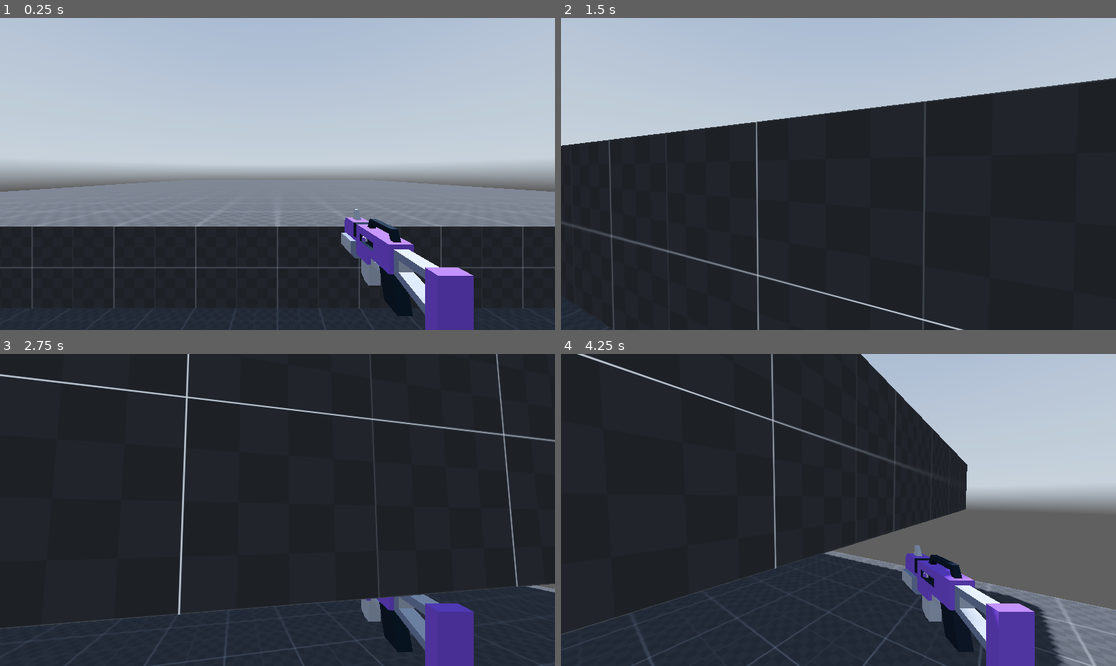
Above: before the commit, frames 1-4 (two rows, left to right).
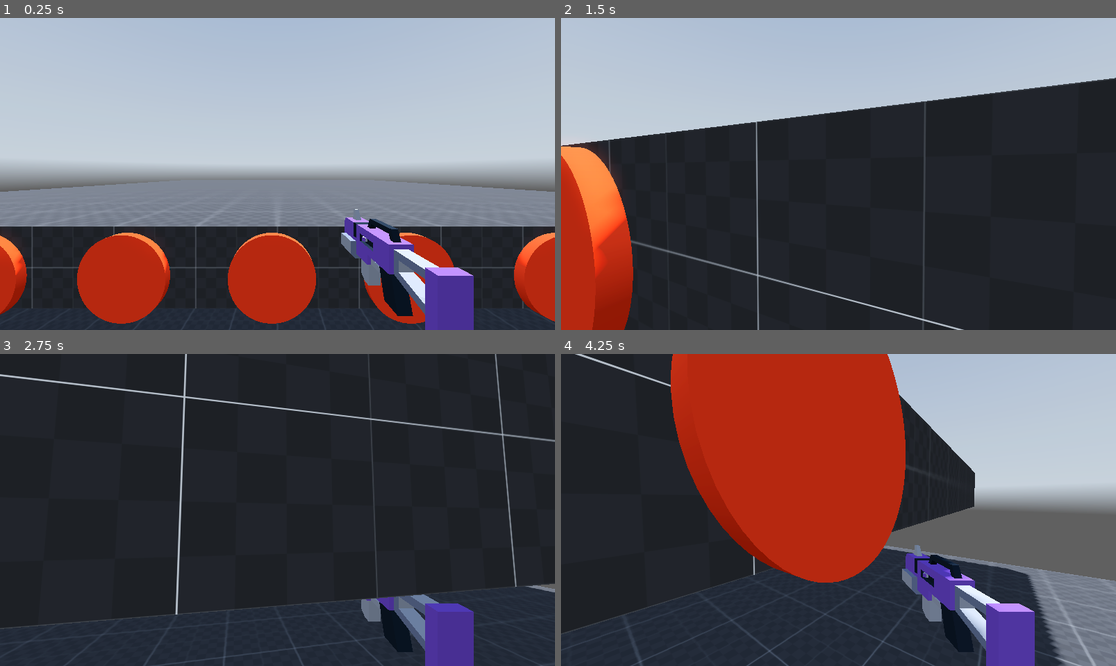
Above: after the commit, the same moments.

Repository: bonsaipropaganda/first-person-controller
Game: Godot game, scene res://scenes/world.tscn
The game is run twice, just before and just after one commit, with the same random seed, the same clock (stepped at 60 frames per second) and the same inputs. A sky picture missing from this copy of the repository is replaced by a grey-blue gradient.
Inputs (mouse positions are in pixels of both pictures, inside the frame that each line leads up to):
- Up to frame 1 (0.25 s): no input
- Up to frame 2 (1.5 s): tap Enter (ui_accept) at 0.5, 0.77 s; move the mouse to (866, 174) at 0.52 s; press the mouse at (866, 174) at 0.53 s; hold W (forward) from 0.53 s (still down); move the mouse to (810, 174) at 1.27 s; release the mouse at (810, 174) at 1.28 s; tap Ctrl (crouch) at 1.35 s
- Up to frame 3 (2.75 s): keep holding W (forward); tap Enter (ui_accept) at 1.52 s; click (249, 510) at 1.55 s; move the mouse to (288, 503) at 2.02 s; hold Alt (free_look) from 2.03 s (still down); click (288, 503) at 2.3 s
- Up to frame 4 (4.25 s): keep holding W (forward); move the mouse to (832, 516) at 2.77 s; release Alt (free_look) at 2.78 s; click (832, 516) at 2.85 s; tap Enter (ui_accept) at 3.02, 3.77 s; move the mouse to (877, 513) at 3.52 s; hold Shift (sprint) from 3.53 s (still down); click (877, 513) at 3.8 s

The runs differ from the first frame. In frame 1, 11% of the frame differs, in the area x 0-100%, y 68-98%; in frame 2, 6.7%; in frame 3, 1.3%; in frame 4, 29%, in the area x 0-100%, y 0-100%.

Commit message:
fixed bullet + added targets

Diff:
--- /dev/null
+++ b/Target.gd
@@ -0,0 +1,5 @@
+extends Node3D
+
+
+func kill():
+	queue_free()
--- a/code/blaster.gd
+++ b/code/blaster.gd
@@ -6,18 +6,21 @@
 
 @export var bullet_scene: PackedScene
 
+@onready var starting_position = position
 
 func shoot():
+	await get_tree().create_timer(.3).timeout
 	if !animation_player.is_playing():
-		animation_player.play("shoot",1,5,false)
+		animation_player.play("shoot_2")
 		gun_flash.visible = true
 		var b = bullet_scene.instantiate()
-		b.global_position = gun_barrel.global_position
-		b.transform.basis = gun_barrel.global_transform.basis
-		get_parent().add_child(b)
+		b.transform.origin = gun_barrel.transform.origin
+		b.transform.basis = gun_barrel.transform.basis
+		add_child(b)
 
 func stop_shooting():
-	animation_player.stop()
+#	position = lerp(position, starting_position, 10 * get_process_delta_time())
+#	animation_player.stop()
 	gun_flash.visible = false
 
 
--- a/code/bullet.gd
+++ b/code/bullet.gd
@@ -1,6 +1,7 @@
 extends Node3D
+@onready var coll_ray = $CollRay
 
-var speed = 100
+var speed = 40
 
 # Called when the node enters the scene tree for the first time.
 func _ready():
@@ -10,3 +11,12 @@
 # Called every frame. 'delta' is the elapsed time since the previous frame.
 func _process(delta):
 	position += transform.basis * Vector3(0, 0, speed) * delta
+	if coll_ray.is_colliding():
+		var collider = coll_ray.get_collider()
+		if collider.is_in_group("enemy"):
+			collider.kill()
+		queue_free()
+
+
+func _on_kill_timer_timeout():
+	queue_free()
--- a/scenes/blaster.tscn
+++ b/scenes/blaster.tscn
@@ -1,8 +1,101 @@
-[gd_scene load_steps=7 format=3 uid="uid://dmjbwx441imv2"]
+[gd_scene load_steps=8 format=3 uid="uid://dmjbwx441imv2"]
 
 [ext_resource type="Script" path="res://code/blaster.gd" id="1_htw71"]
 [ext_resource type="PackedScene" uid="uid://cf4i133cdlerx" path="res://scenes/blaster_d_model.tscn" id="1_xbyoc"]
 [ext_resource type="PackedScene" uid="uid://b2wx4jl3dp6cb" path="res://scenes/bullet.tscn" id="2_r82rk"]
+
+[sub_resource type="Animation" id="Animation_v4j8w"]
+length = 0.001
+tracks/0/type = "bezier"
+tracks/0/imported = false
+tracks/0/enabled = true
+tracks/0/path = NodePath("blasterD:position:x")
+tracks/0/interp = 1
+tracks/0/loop_wrap = true
+tracks/0/keys = {
+"handle_modes": PackedInt32Array(0),
+"points": PackedFloat32Array(0, -0.25, 0, 0.25, 0),
+"times": PackedFloat32Array(0)
+}
+tracks/1/type = "bezier"
+tracks/1/imported = false
+tracks/1/enabled = true
+tracks/1/path = NodePath("blasterD:position:y")
+tracks/1/interp = 1
+tracks/1/loop_wrap = true
+tracks/1/keys = {
+"handle_modes": PackedInt32Array(0),
+"points": PackedFloat32Array(0, -0.25, 0, 0.25, 0),
+"times": PackedFloat32Array(0)
+}
+tracks/2/type = "bezier"
+tracks/2/imported = false
+tracks/2/enabled = true
+tracks/2/path = NodePath("blasterD:position:z")
+tracks/2/interp = 1
+tracks/2/loop_wrap = true
+tracks/2/keys = {
+"handle_modes": PackedInt32Array(0),
+"points": PackedFloat32Array(0, -0.25, 0, 0.25, 0),
+"times": PackedFloat32Array(0)
+}
+tracks/3/type = "bezier"
+tracks/3/imported = false
+tracks/3/enabled = true
+tracks/3/path = NodePath("blasterD:rotation:x")
+tracks/3/interp = 1
+tracks/3/loop_wrap = true
+tracks/3/keys = {
+"handle_modes": PackedInt32Array(0),
+"points": PackedFloat32Array(0, -0.25, 0, 0.25, 0),
+"times": PackedFloat32Array(0)
+}
+tracks/4/type = "bezier"
+tracks/4/imported = false
+tracks/4/enabled = true
+tracks/4/path = NodePath("blasterD:rotation:y")
+tracks/4/interp = 1
+tracks/4/loop_wrap = true
+tracks/4/keys = {
+"handle_modes": PackedInt32Array(0),
+"points": PackedFloat32Array(0, -0.25, 0, 0.25, 0),
+"times": PackedFloat32Array(0)
+}
+tracks/5/type = "bezier"
+tracks/5/imported = false
+tracks/5/enabled = true
+tracks/5/path = NodePath("blasterD:rotation:z")
+tracks/5/interp = 1
+tracks/5/loop_wrap = true
+tracks/5/keys = {
+"handle_modes": PackedInt32Array(0),
+"points": PackedFloat32Array(0, -0.25, 0, 0.25, 0),
+"times": PackedFloat32Array(0)
+}
+tracks/6/type = "value"
+tracks/6/imported = false
+tracks/6/enabled = true
+tracks/6/path = NodePath("blasterD:position")
+tracks/6/interp = 1
+tracks/6/loop_wrap = true
+tracks/6/keys = {
+"times": PackedFloat32Array(0),
+"transitions": PackedFloat32Array(1),
+"update": 0,
+"values": [Vector3(0, 0, -0.0549367)]
+}
+tracks/7/type = "value"
+tracks/7/imported = false
+tracks/7/enabled = true
+tracks/7/path = NodePath("blasterD:rotation")
+tracks/7/interp = 1
+tracks/7/loop_wrap = true
+tracks/7/keys = {
+"times": PackedFloat32Array(0),
+"transitions": PackedFloat32Array(1),
+"update": 0,
+"values": [Vector3(-0.0289027, 0, 0)]
+}
 
 [sub_resource type="Animation" id="Animation_o7b2g"]
 resource_name = "shoot"
@@ -73,79 +166,40 @@
 "times": PackedFloat32Array(0, 0.7, 1)
 }
 
-[sub_resource type="Animation" id="Animation_v4j8w"]
-length = 0.001
-tracks/0/type = "bezier"
+[sub_resource type="Animation" id="Animation_3i73k"]
+resource_name = "shoot_2"
+length = 0.1
+step = 0.01
+tracks/0/type = "value"
 tracks/0/imported = false
 tracks/0/enabled = true
-tracks/0/path = NodePath("blasterD:position:x")
+tracks/0/path = NodePath("blasterD:position")
 tracks/0/interp = 1
 tracks/0/loop_wrap = true
 tracks/0/keys = {
-"handle_modes": PackedInt32Array(0),
-"points": PackedFloat32Array(0, -0.25, 0, 0.25, 0),
-"times": PackedFloat32Array(0)
-}
-tracks/1/type = "bezier"
+"times": PackedFloat32Array(0.01, 0.03, 0.09),
+"transitions": PackedFloat32Array(1, 1, 1),
+"update": 0,
+"values": [Vector3(0, 0, 0), Vector3(0, 0, -0.0549367), Vector3(0, 0, 0)]
+}
+tracks/1/type = "value"
 tracks/1/imported = false
 tracks/1/enabled = true
-tracks/1/path = NodePath("blasterD:position:y")
+tracks/1/path = NodePath("blasterD:rotation")
 tracks/1/interp = 1
 tracks/1/loop_wrap = true
 tracks/1/keys = {
-"handle_modes": PackedInt32Array(0),
-"points": PackedFloat32Array(0, -0.25, 0, 0.25, 0),
-"times": PackedFloat32Array(0)
-}
-tracks/2/type = "bezier"
-tracks/2/imported = false
-tracks/2/enabled = true
-tracks/2/path = NodePath("blasterD:position:z")
-tracks/2/interp = 1
-tracks/2/loop_wrap = true
-tracks/2/keys = {
-"handle_modes": PackedInt32Array(0),
-"points": PackedFloat32Array(0, -0.25, 0, 0.25, 0),
-"times": PackedFloat32Array(0)
-}
-tracks/3/type = "bezier"
-tracks/3/imported = false
-tracks/3/enabled = true
-tracks/3/path = NodePath("blasterD:rotation:x")
-tracks/3/interp = 1
-tracks/3/loop_wrap = true
-tracks/3/keys = {
-"handle_modes": PackedInt32Array(0),
-"points": PackedFloat32Array(0, -0.25, 0, 0.25, 0),
-"times": PackedFloat32Array(0)
-}
-tracks/4/type = "bezier"
-tracks/4/imported = false
-tracks/4/enabled = true
-tracks/4/path = NodePath("blasterD:rotation:y")
-tracks/4/interp = 1
-tracks/4/loop_wrap = true
-tracks/4/keys = {
-"handle_modes": PackedInt32Array(0),
-"points": PackedFloat32Array(0, -0.25, 0, 0.25, 0),
-"times": PackedFloat32Array(0)
-}
-tracks/5/type = "bezier"
-tracks/5/imported = false
-tracks/5/enabled = true
-tracks/5/path = NodePath("blasterD:rotation:z")
-tracks/5/interp = 1
-tracks/5/loop_wrap = true
-tracks/5/keys = {
-"handle_modes": PackedInt32Array(0),
-"points": PackedFloat32Array(0, -0.25, 0, 0.25, 0),
-"times": PackedFloat32Array(0)
+"times": PackedFloat32Array(0.01, 0.03, 0.09),
+"transitions": PackedFloat32Array(1, 1, 1),
+"update": 0,
+"values": [Vector3(0, 0, 0), Vector3(-0.0289027, 0, 0), Vector3(0, 0, 0)]
 }
 
 [sub_resource type="AnimationLibrary" id="AnimationLibrary_h71lf"]
 _data = {
 "RESET": SubResource("Animation_v4j8w"),
-"shoot": SubResource("Animation_o7b2g")
+"shoot": SubResource("Animation_o7b2g"),
+"shoot_2": SubResource("Animation_3i73k")
 }
 
 [node name="Blaster" type="Node3D"]
@@ -153,7 +207,6 @@
 bullet_scene = ExtResource("2_r82rk")
 
 [node name="blasterD" parent="." instance=ExtResource("1_xbyoc")]
-transform = Transform3D(1, 0, 0, 0, 1, 0, 0, 0, 1, 0, 0, 0)
 
 [node name="GunFlash" type="OmniLight3D" parent="blasterD"]
 transform = Transform3D(1, 0, 0, 0, 0.992709, -0.120535, 0, 0.120535, 0.992709, 0, 0.154681, 0.347425)
@@ -164,8 +217,8 @@
 omni_range = 0.2
 
 [node name="GunBarrel" type="RayCast3D" parent="blasterD"]
-transform = Transform3D(1, 0, 0, 0, 1, 0, 0, 0, 1, 0, 0.0687544, 0.471009)
-target_position = Vector3(0, 0, 1)
+transform = Transform3D(1, 0, 0, 0, 1, 0, 0, 0, 1, 0, 0.0687544, 0.416371)
+target_position = Vector3(0, 0, 0.01)
 
 [node name="AnimationPlayer" type="AnimationPlayer" parent="."]
 libraries = {
--- a/scenes/bullet.tscn
+++ b/scenes/bullet.tscn
@@ -3,9 +3,9 @@
 [ext_resource type="Script" path="res://code/bullet.gd" id="1_og38o"]
 
 [sub_resource type="CylinderMesh" id="CylinderMesh_yhogp"]
-top_radius = 0.01
-bottom_radius = 0.01
-height = 3.0
+top_radius = 0.03
+bottom_radius = 0.03
+height = 0.1
 
 [sub_resource type="StandardMaterial3D" id="StandardMaterial3D_gcv4y"]
 albedo_color = Color(1, 0.733333, 0.388235, 1)
@@ -17,3 +17,12 @@
 transform = Transform3D(1.91069e-15, -4.37114e-08, 1, -1, -4.37114e-08, 0, 4.37114e-08, -1, -4.37114e-08, 0, 0, 0)
 mesh = SubResource("CylinderMesh_yhogp")
 surface_material_override/0 = SubResource("StandardMaterial3D_gcv4y")
+
+[node name="CollRay" type="RayCast3D" parent="."]
+target_position = Vector3(0, 0, 1)
+
+[node name="KillTimer" type="Timer" parent="."]
+one_shot = true
+autostart = true
+
+[connection signal="timeout" from="KillTimer" to="." method="_on_kill_timer_timeout"]
--- a/scenes/player.tscn
+++ b/scenes/player.tscn
@@ -7,6 +7,8 @@
 
 [sub_resource type="CapsuleShape3D" id="CapsuleShape3D_nwf7m"]
 height = 1.3
+
+[sub_resource type="CapsuleMesh" id="CapsuleMesh_l1rmc"]
 
 [node name="Player" type="CharacterBody3D"]
 script = ExtResource("1_w1ys7")
@@ -34,3 +36,7 @@
 
 [node name="Blaster" parent="Neck/Head/Eyes" instance=ExtResource("2_8srsy")]
 transform = Transform3D(-1, 0, 8.74228e-08, 0, 1, 0, -8.74228e-08, 0, -1, 0.5, -0.4, -1)
+
+[node name="MeshInstance3D" type="MeshInstance3D" parent="."]
+transform = Transform3D(1, 0, 0, 0, 1, 0, 0, 0, 1, 0, 1, 0)
+mesh = SubResource("CapsuleMesh_l1rmc")
--- /dev/null
+++ b/scenes/target.tscn
@@ -0,0 +1,24 @@
+[gd_scene load_steps=5 format=3 uid="uid://csbrtuu1jgnp6"]
+
+[ext_resource type="Script" path="res://Target.gd" id="1_wxg4w"]
+
+[sub_resource type="StandardMaterial3D" id="StandardMaterial3D_1777w"]
+albedo_color = Color(1, 0.219608, 0.0313726, 1)
+
+[sub_resource type="CylinderMesh" id="CylinderMesh_iwfwd"]
+material = SubResource("StandardMaterial3D_1777w")
+height = 0.1
+
+[sub_resource type="CylinderShape3D" id="CylinderShape3D_wmk2s"]
+height = 0.1
+
+[node name="Target" type="StaticBody3D" groups=["enemy"]]
+script = ExtResource("1_wxg4w")
+
+[node name="MeshInstance3D" type="MeshInstance3D" parent="."]
+transform = Transform3D(1, 0, 0, 0, -4.37114e-08, -1, 0, 1, -4.37114e-08, 0, 0, 0)
+mesh = SubResource("CylinderMesh_iwfwd")
+
+[node name="CollisionShape3D" type="CollisionShape3D" parent="."]
+transform = Transform3D(1, 0, 0, 0, -4.37114e-08, -1, 0, 1, -4.37114e-08, 0, 0, 0)
+shape = SubResource("CylinderShape3D_wmk2s")
--- a/scenes/world.tscn
+++ b/scenes/world.tscn
@@ -1,8 +1,9 @@
-[gd_scene load_steps=8 format=3 uid="uid://bsyxtc7j6mkk8"]
+[gd_scene load_steps=9 format=3 uid="uid://bsyxtc7j6mkk8"]
 
 [ext_resource type="Texture2D" uid="uid://ceacthpx7vgw7" path="res://assets/textures/dev/grids/Dark/texture_07.png" id="1_iojoj"]
 [ext_resource type="Texture2D" uid="uid://y437rgef7vlx" path="res://assets/hdris/kloofendal_48d_partly_cloudy_puresky_2k.hdr" id="2_tm662"]
 [ext_resource type="PackedScene" uid="uid://ca4qk3u7403fh" path="res://scenes/player.tscn" id="4_4rayh"]
+[ext_resource type="PackedScene" uid="uid://csbrtuu1jgnp6" path="res://scenes/target.tscn" id="4_w1lbq"]
 
 [sub_resource type="StandardMaterial3D" id="StandardMaterial3D_xpil4"]
 albedo_texture = ExtResource("1_iojoj")
@@ -47,3 +48,21 @@
 
 [node name="Player" parent="." instance=ExtResource("4_4rayh")]
 transform = Transform3D(1, 0, 0, 0, 1, 0, 0, 0, 1, 0, 1.76896, 0)
+
+[node name="Target" parent="." instance=ExtResource("4_w1lbq")]
+transform = Transform3D(1, 0, 0, 0, 1, 0, 0, 0, 1, -1.76638, 2.05128, -2.34693)
+
+[node name="Target2" parent="." instance=ExtResource("4_w1lbq")]
+transform = Transform3D(1, 0, 0, 0, 1, 0, 0, 0, 1, -3.4568, 2.05128, -2.34693)
+
+[node name="Target3" parent="." instance=ExtResource("4_w1lbq")]
+transform = Transform3D(1, 0, 0, 0, 1, 0, 0, 0, 1, -5.43732, 2.05128, -2.34693)
+
+[node name="Target4" parent="." instance=ExtResource("4_w1lbq")]
+transform = Transform3D(1, 0, 0, 0, 1, 0, 0, 0, 1, -0.062922, 2.05128, -2.34693)
+
+[node name="Target5" parent="." instance=ExtResource("4_w1lbq")]
+transform = Transform3D(1, 0, 0, 0, 1, 0, 0, 0, 1, 1.51602, 2.05128, -2.34693)
+
+[node name="Target6" parent="." instance=ExtResource("4_w1lbq")]
+transform = Transform3D(1, 0, 0, 0, 1, 0, 0, 0, 1, 3.28862, 2.05128, -2.34693)
Not shown: 1 places in scenes/player.tscn that only renumber resources
